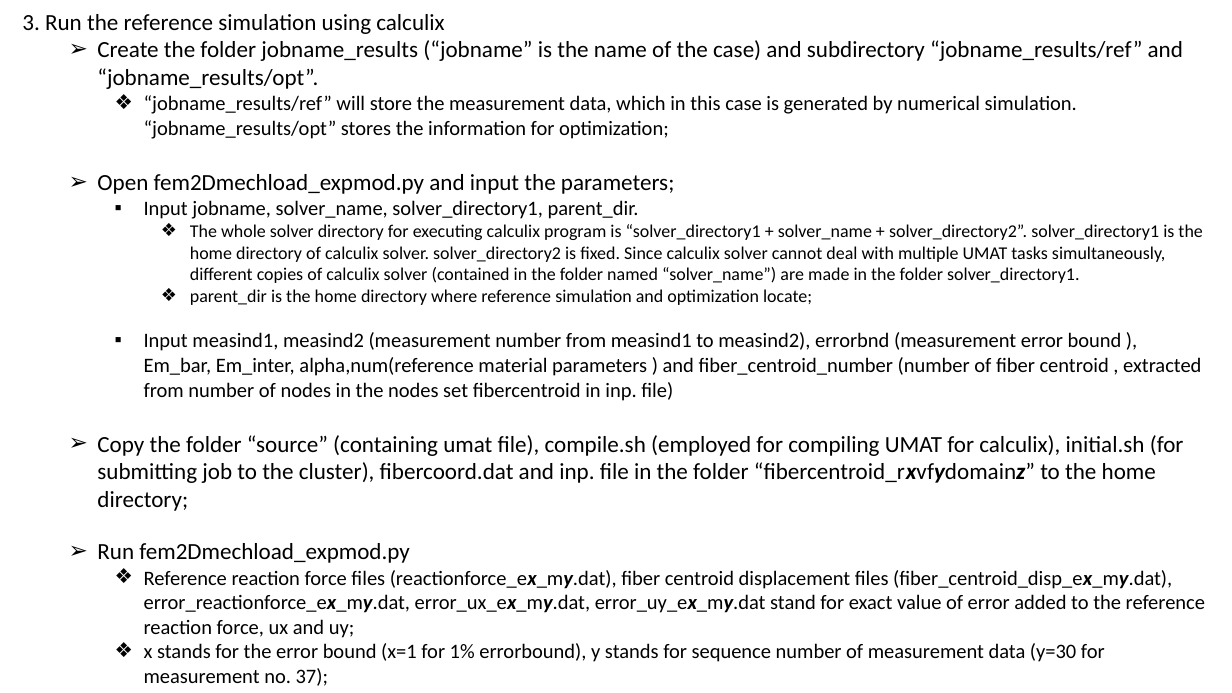
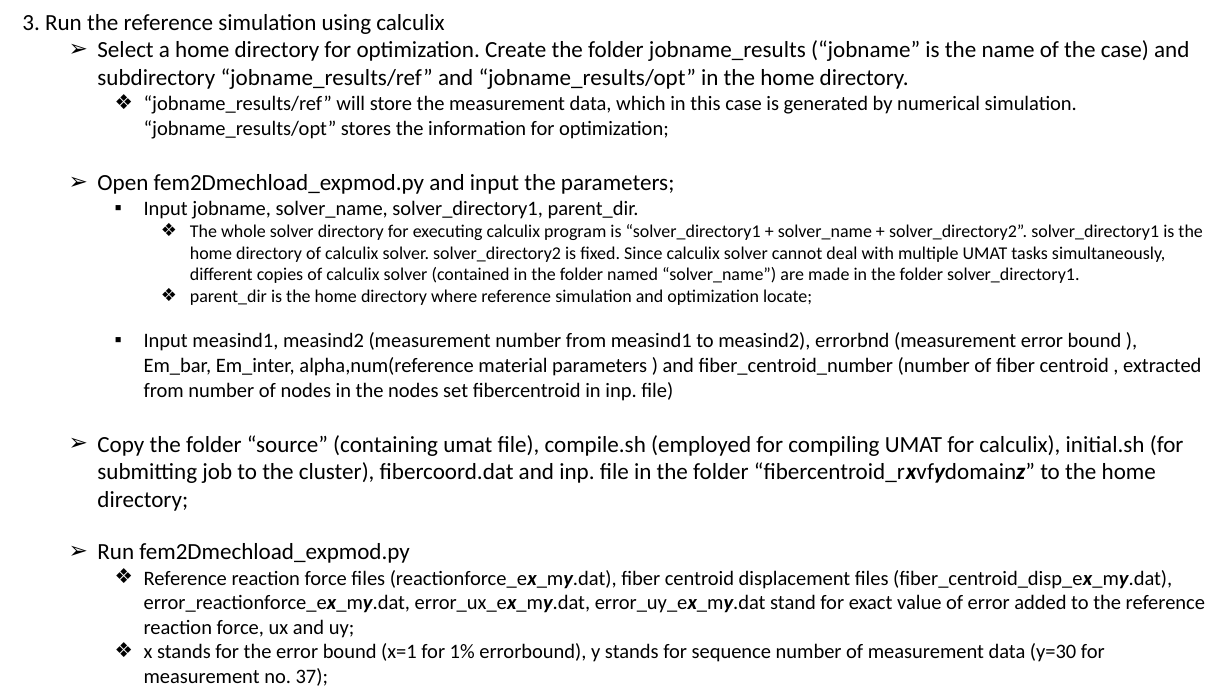
Before and after one commit to suz2/compositespropertiescharacterization, a slide deck: slide 2 of Readme.pptx. Drawn at 1232x693 pixels with LibreOffice and Linux fonts; fonts in the diff are those of the drawing. Boxes give left, top, right and bottom in pixels: in the first picture for what was removed or moved away, otherwise in the second. Text is boxed around its words. In the diff, an @@ line names an element or a change of style, - is before the commit and + after.

```diff
--- a/Readme.pptx
+++ b/Readme.pptx
@@ text at bbox=[97, 40, 1189, 89]: text changed @@
-  ➢ Create the folder jobname_results (“jobname” is the name of the case) and subdirectory “jobname_results/ref” and “jobname_results/opt”.
+  ➢ Select a home directory for optimization. Create the folder jobname_results (“jobname” is the name of the case) and subdirectory “jobname_results/ref” and “jobname_results/opt” in the home directory.
```
Also in this commit, not shown: 1 other file.
